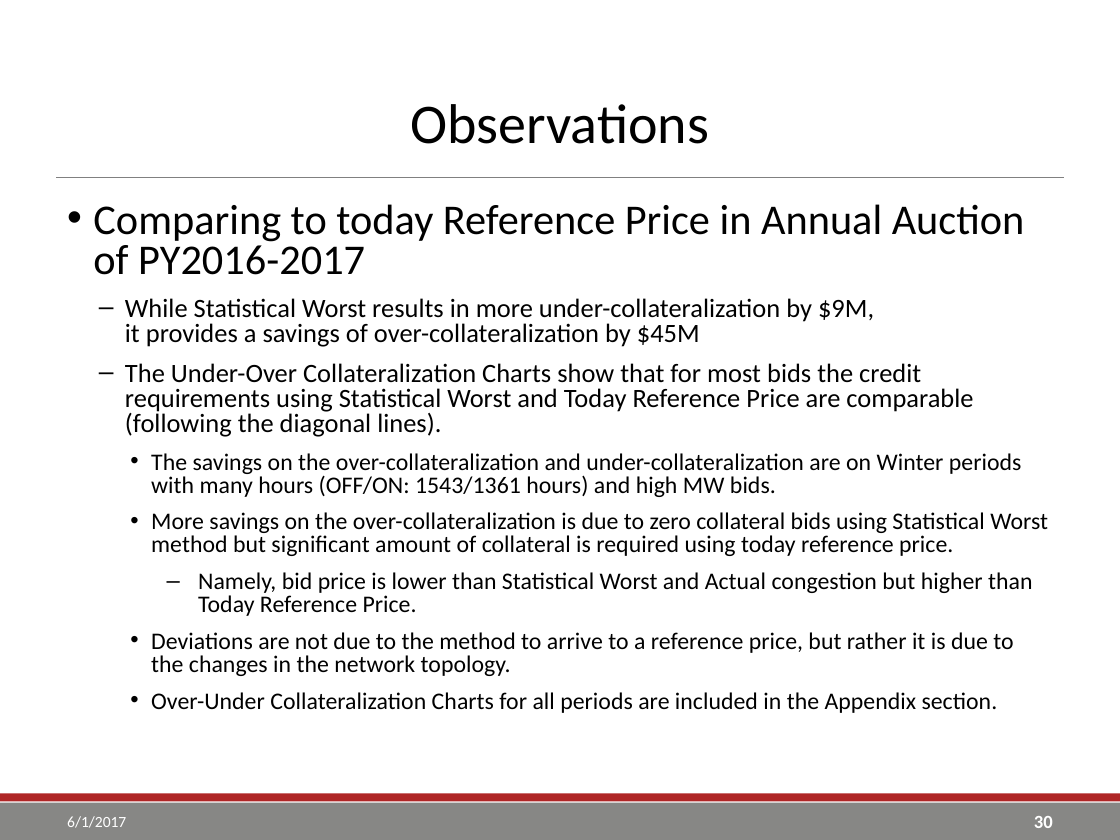
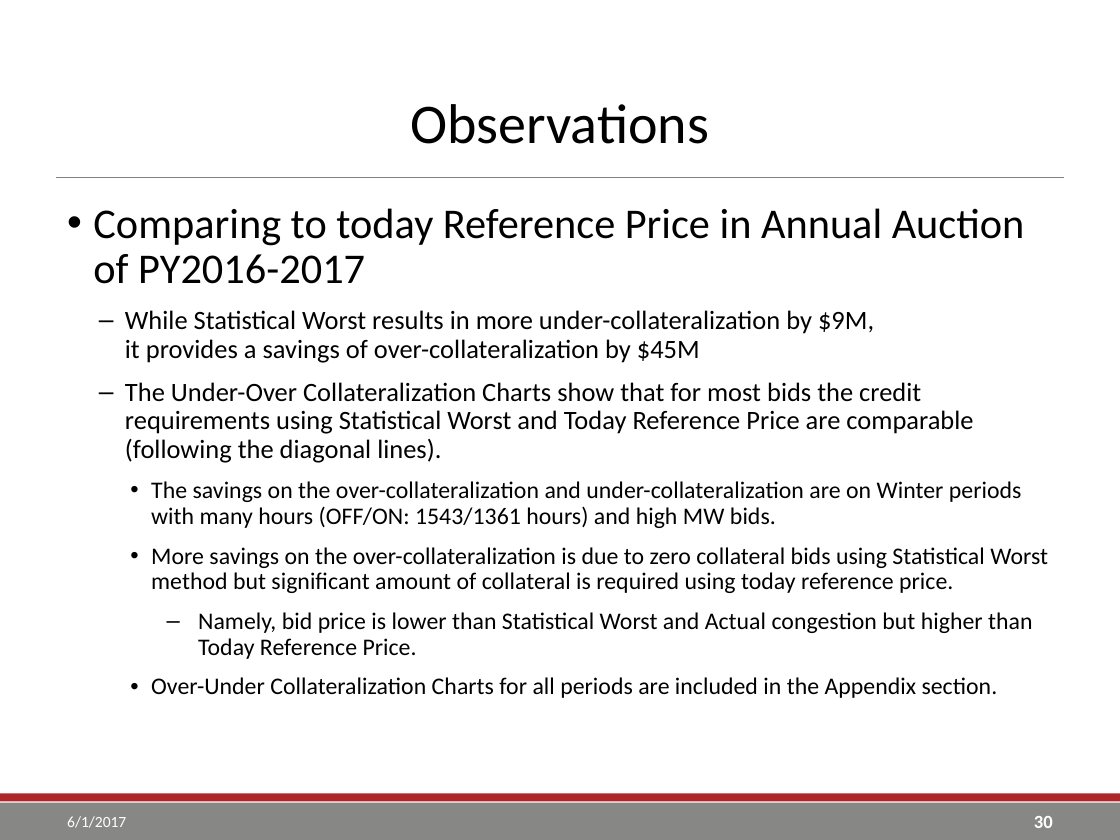
Before and after one commit to go-yohan/sppcredit, a slide deck: slide 30 of ppt/SPP TCR Reference Price Calculation.pptx. Drawn at 1120x840 pixels with LibreOffice and Linux fonts; fonts in the diff are those of the drawing; background and template pictures are left out. Boxes give left, top, right and bottom in pixels: in the first picture for what was removed or moved away, otherwise in the second. Text is boxed around its words. In the diff, an @@ line names an element or a change of style, - is before the commit and + after.

Commit message:
remove a line that does not quite make sense on the concluding remarks / observation slide.

```diff
--- a/ppt/SPP TCR Reference Price Calculation.pptx
+++ b/ppt/SPP TCR Reference Price Calculation.pptx
@@ text "Comparing to today Reference Price ..." at (93, 208, 1048, 698): line spacing 0.8 to 0.9 @@
@@ text at (151, 632, 1013, 676): paragraph removed @@
-    • Deviations are not due to the method to arrive to a reference price, but rather it is due to the changes in the network topology.
```
